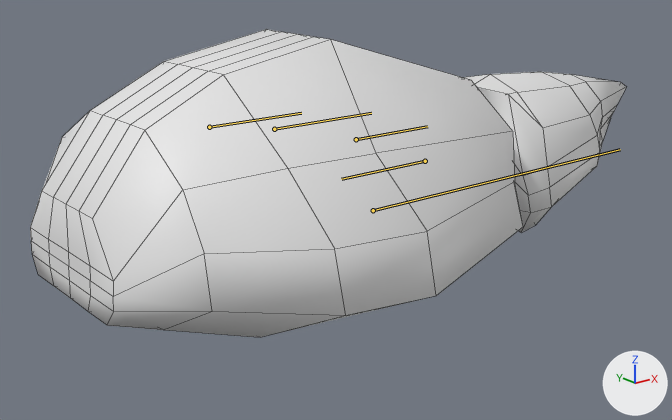
One commit to the FBX model Assets/Blenders/rat.fbx: the scene before it, then after it.
Camera for both pictures: a 50 mm camera at (-0.0176, -0.0202, 0.0084) aimed at (-0.0007, 0.0009, -0.0001). Every picture has the same lights, and +X, +Y and +Z are marked at lower right. The bones that bend it are drawn over the model as lines. Mesh edges are drawn as thin lines.

The first picture shows 'Rat'.
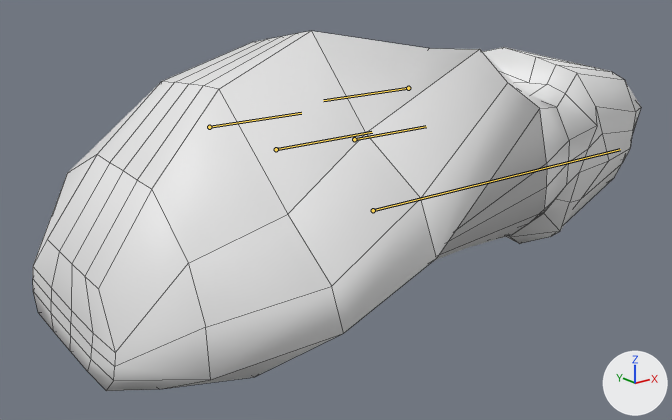
The newer file adds an action. The first version stands in its rest pose; the second is drawn at frame 7 of the action 'Stumble'.

What differs and where, as boxes (x1, y1, x2, y2) in the pictures (672 x 420 px):
'Rat', posed (17% taller)
    before: (30, 29, 626, 337)
    after: (33, 31, 641, 391)
bone 'Body1', root to tip
    before: (274, 129) to (371, 113)
    after: (276, 149) to (372, 132)
bone 'Body2', root to tip
    before: (356, 139) to (427, 126)
    after: (354, 139) to (426, 126)
bone 'Head', root to tip
    before: (425, 161) to (341, 179)
    after: (408, 88) to (323, 100)

The edits, one by one:
Bone 'Body0' (bone_body0) turns from (0, 0, 0) to (0, 10, 0) degrees about its own x, y and z.
Bone 'Body1' (bone_body1) turns from (0, 0, 0) to (0, -19, 0) degrees about its own x, y and z.
Bone 'Body2' (bone_body2) turns from (0, 0, 0) to (0, -31, 0) degrees about its own x, y and z.
Bone 'Head' (bone_head) turns from (0, 0, 0) to (0, 36, 0) degrees about its own x, y and z.
